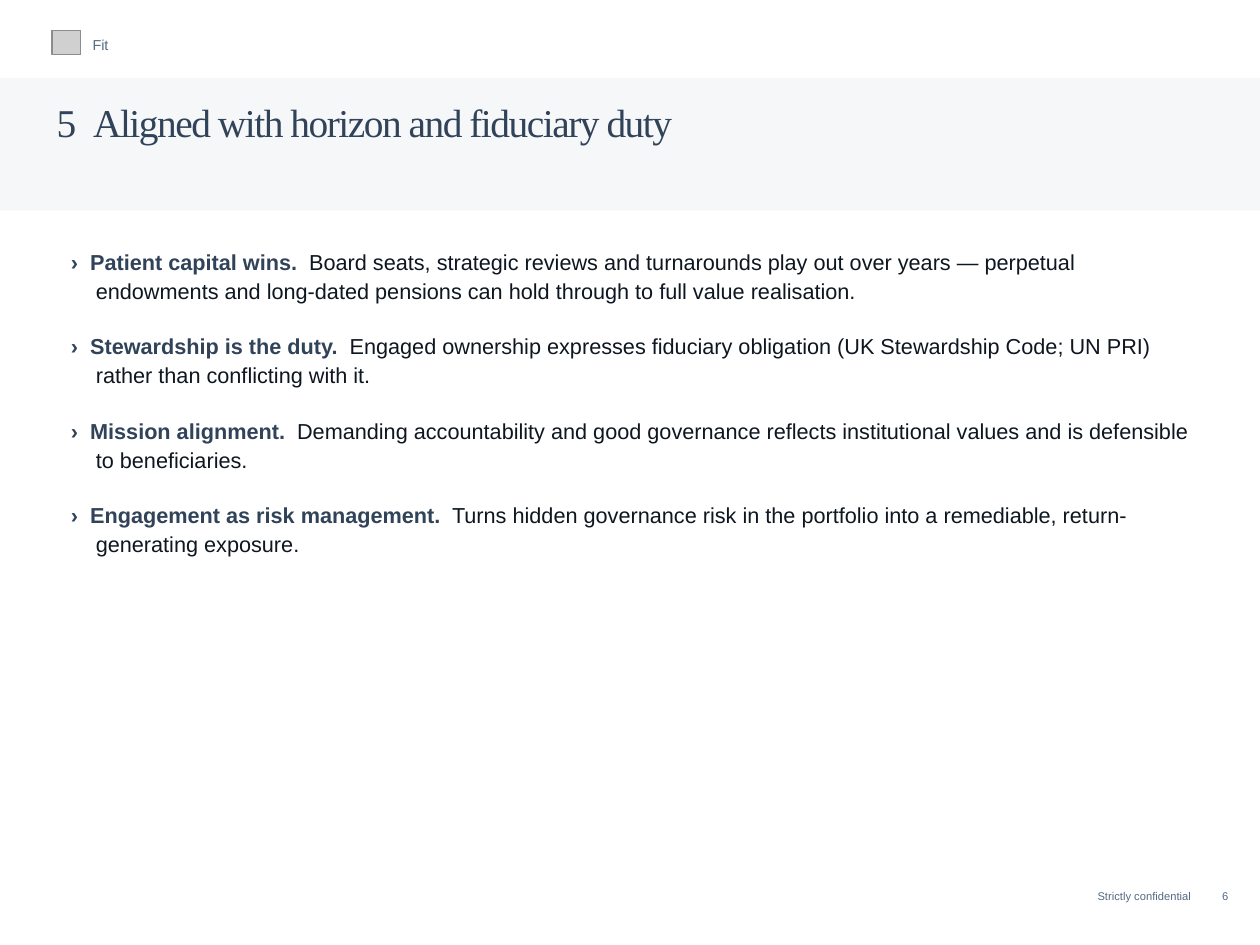
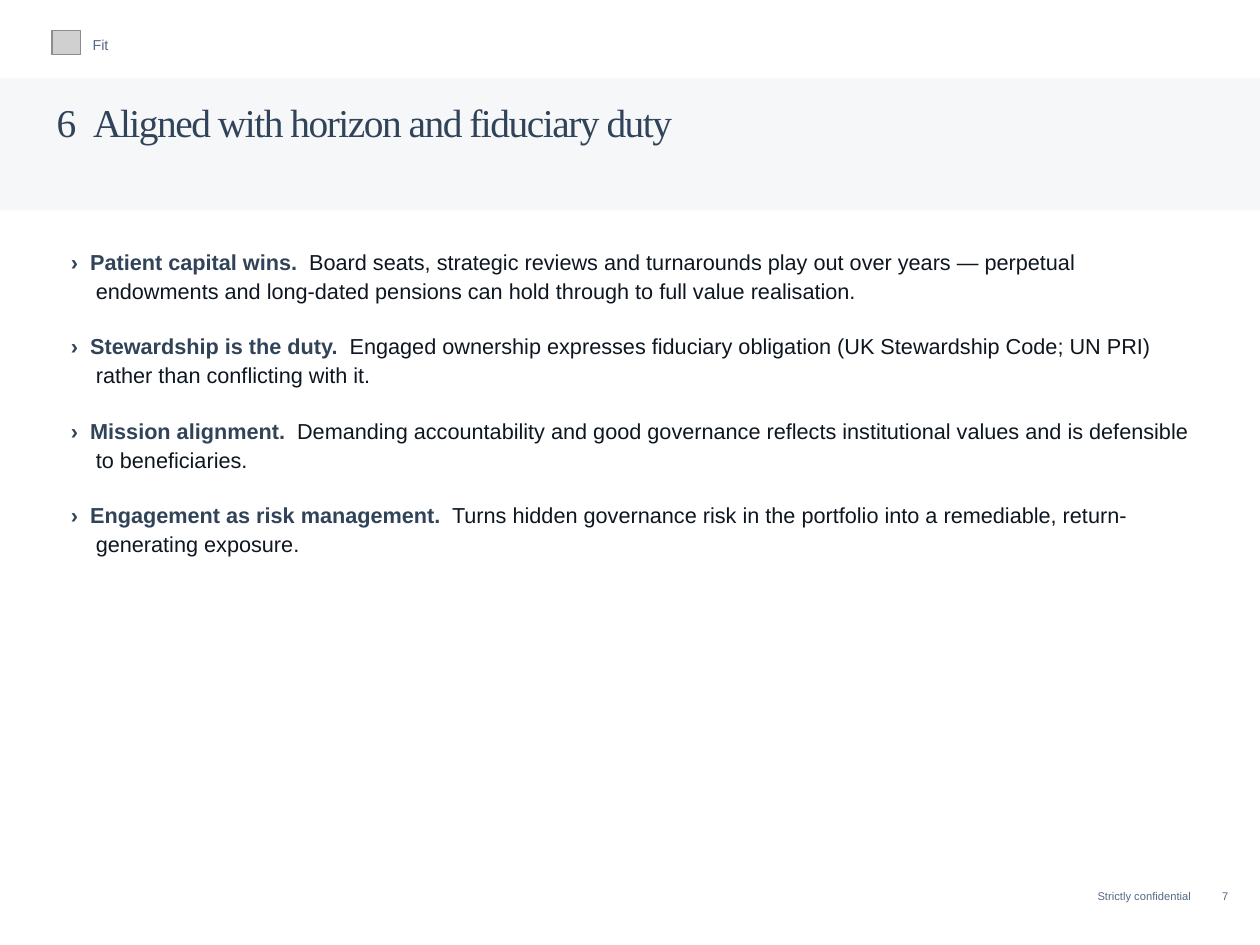
Before and after one commit to charette-lab/Claude, a slide deck: slide 9 of Athanase_Engaged_Ownership_Allocator_Deck.pptx (slide 8 before the commit). Drawn at 1260x945 pixels with LibreOffice and Linux fonts; fonts in the diff are those of the drawing; grey boxes stand for pictures. Boxes give left, top, right and bottom in pixels: in the first picture for what was removed or moved away, otherwise in the second. Text is boxed around its words. In the diff, an @@ line names an element or a change of style, - is before the commit and + after.

```diff
--- a/Athanase_Engaged_Ownership_Allocator_Deck.pptx
+++ b/Athanase_Engaged_Ownership_Allocator_Deck.pptx
@@ text at (x1=57, y1=109, x2=673, y2=145): text changed @@
-5 Aligned with horizon and fiduciary duty
+6 Aligned with horizon and fiduciary duty
@@ text at (x1=1098, y1=892, x2=1228, y2=903): text changed @@
-Strictly confidential 6
+Strictly confidential 7
```
Also in this commit, not shown: 59 other slides changed, 1 slide added, 1 other file.
